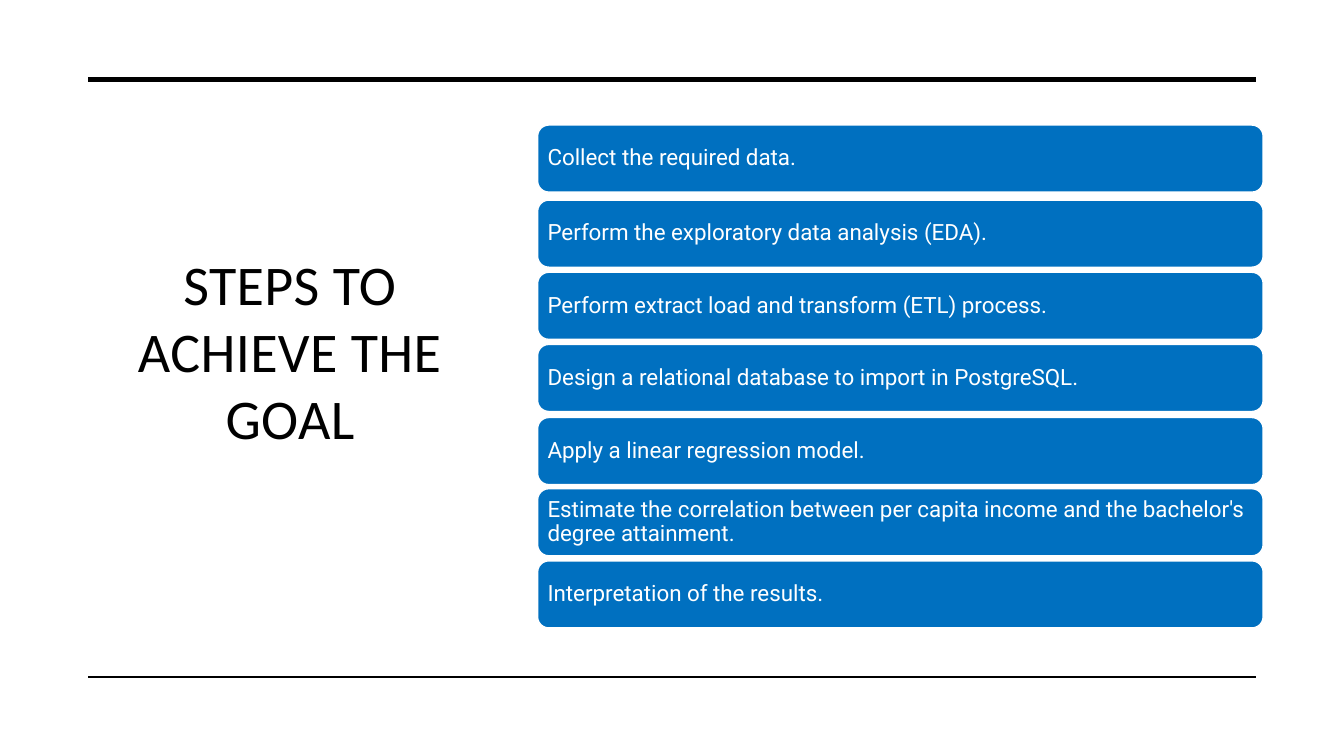
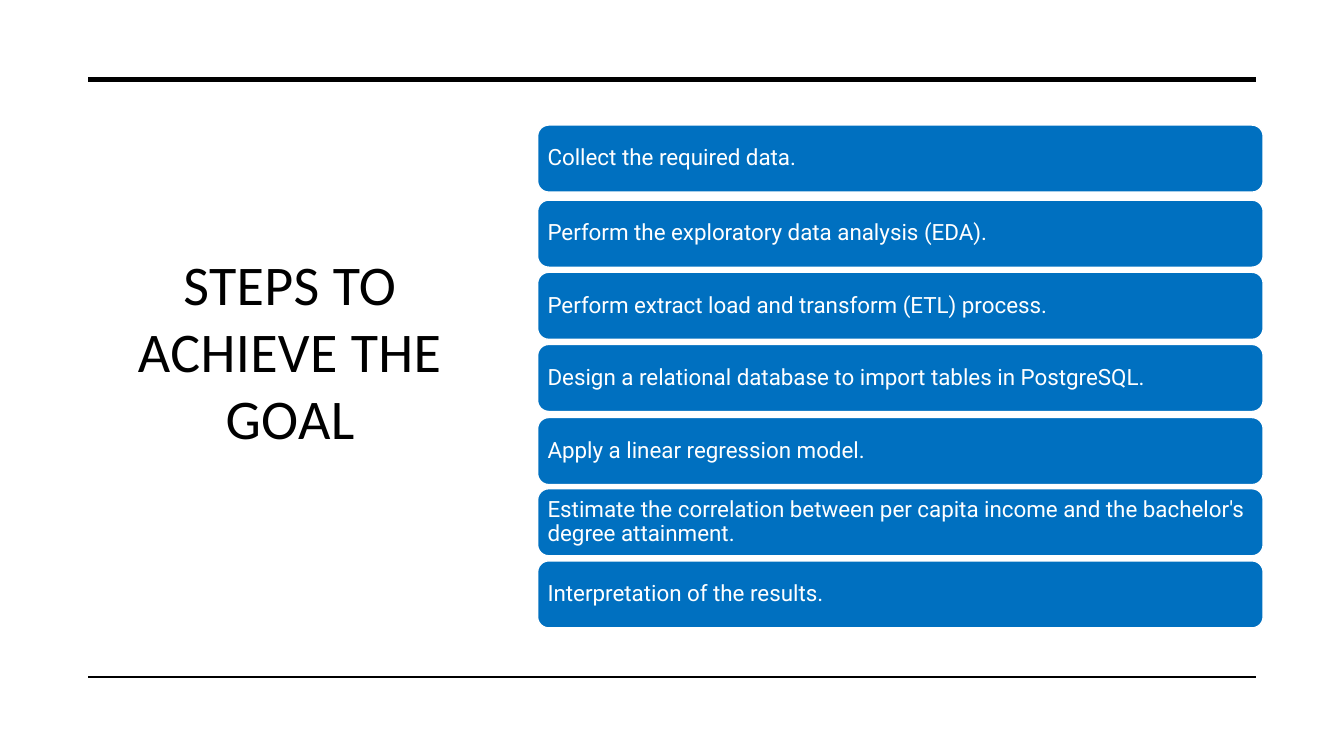
Before and after one commit to uzmabb182/Data_607_Final_Project, a slide deck: slide 4 of Analysis of Education and Socioeconomic Status.pptx. Drawn at 1344x756 pixels with LibreOffice and Linux fonts; fonts in the diff are those of the drawing. Boxes give left, top, right and bottom in pixels: in the first picture for what was removed or moved away, otherwise in the second. Text is boxed around its words. In the diff, an @@ line names an element or a change of style, - is before the commit and + after.

```diff
--- a/Analysis of Education and Socioeconomic Status.pptx
+++ b/Analysis of Education and Socioeconomic Status.pptx
@@ text at bbox=[548, 368, 1145, 390]: text changed @@
-Design a relational database to import in PostgreSQL.
+Design a relational database to import tables in PostgreSQL.
```
Also in this commit, not shown: 1 other slide changed.
